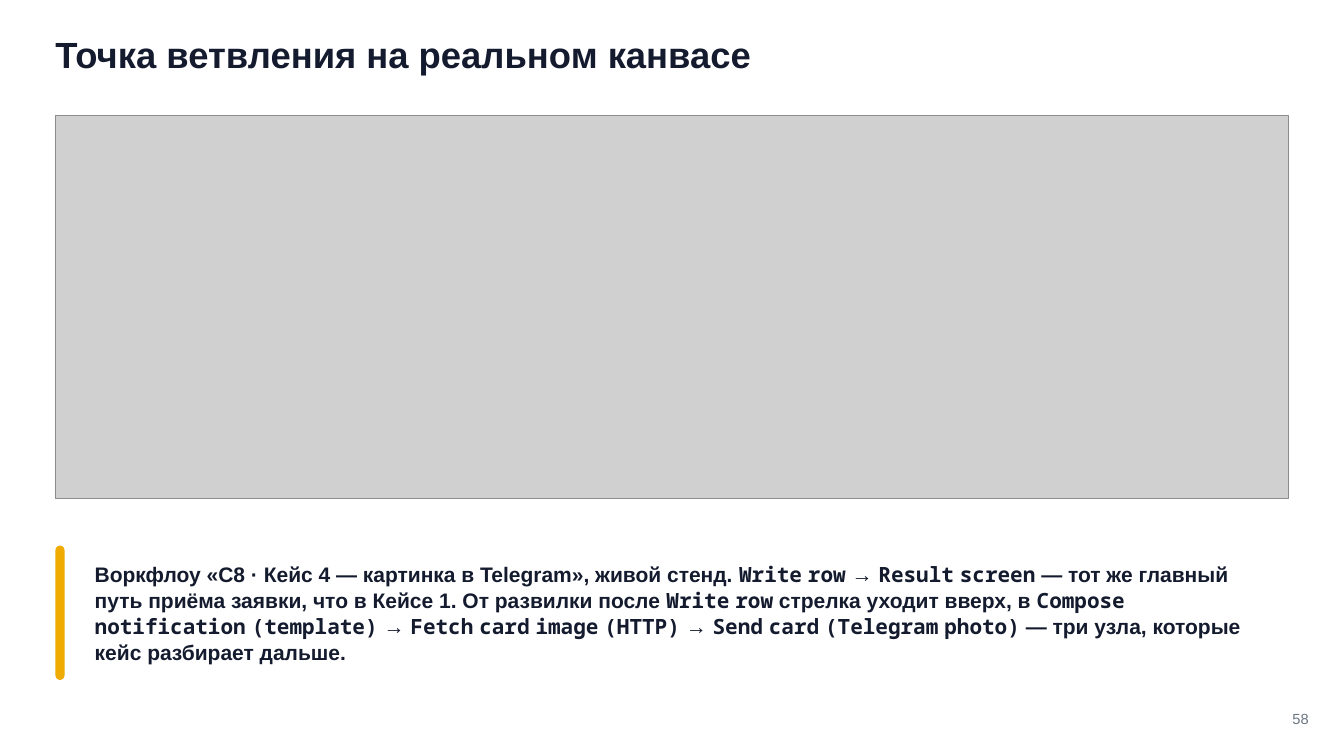
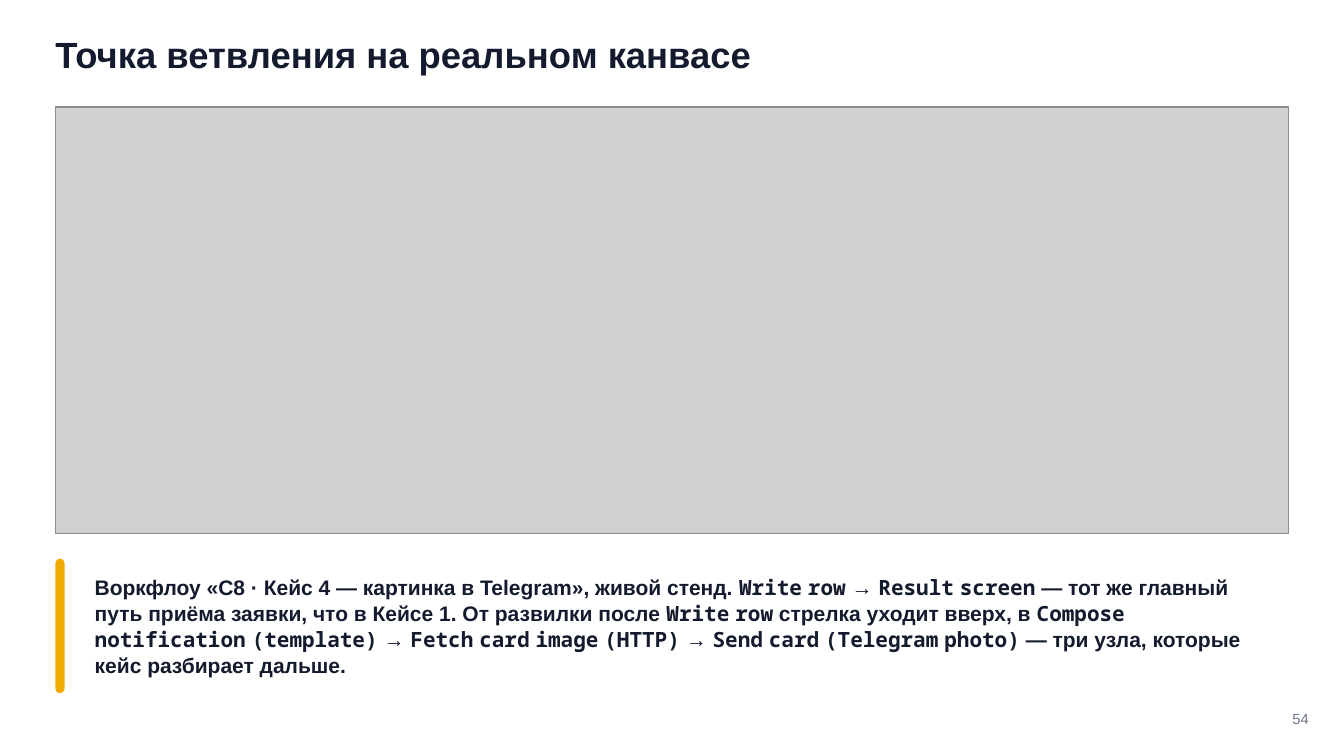
Before and after one commit to tellina-study/AI-usage-lessons, a slide deck: slide 54 of library/seminars/sem-08/rendered/sem-08.pptx (slide 58 before the commit). Drawn at 1344x756 pixels with LibreOffice and Linux fonts; fonts in the diff are those of the drawing; grey boxes stand for pictures. Boxes give left, top, right and bottom in pixels: in the first picture for what was removed or moved away, otherwise in the second. Text is boxed around its words. In the diff, an @@ line names an element or a change of style, - is before the commit and + after.

```diff
--- a/library/seminars/sem-08/rendered/sem-08.pptx
+++ b/library/seminars/sem-08/rendered/sem-08.pptx
@@ picture: place and size @@
-picture at [55, 116, 1289, 498]
+picture at [55, 107, 1289, 533]
@@ rounded rectangle: place and size @@
-rounded rectangle at [55, 545, 65, 680]
+rounded rectangle at [55, 559, 65, 693]
@@ text "Воркфлоу «С8 · Кейс 4 ...": place and size @@
-text "Воркфлоу «С8 · Кейс 4 ..." at [95, 565, 1241, 665]
+text "Воркфлоу «С8 · Кейс 4 ..." at [95, 578, 1241, 678]
@@ text at [1292, 714, 1308, 724]: text changed @@
-58
+54
```
Also in this commit, not shown: 46 other slides changed, 10 slides added, 14 slides removed, 41 other files.
